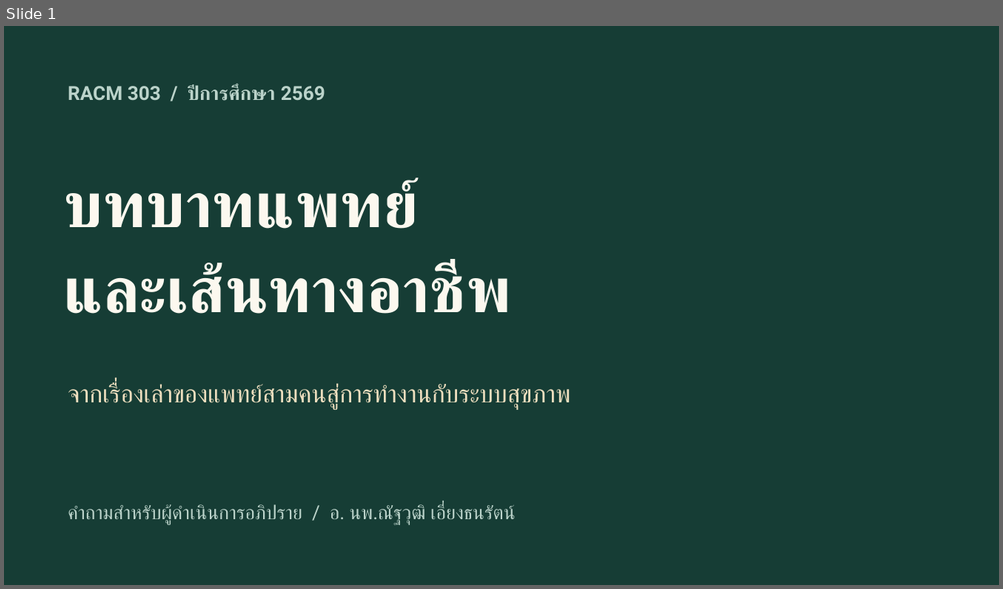
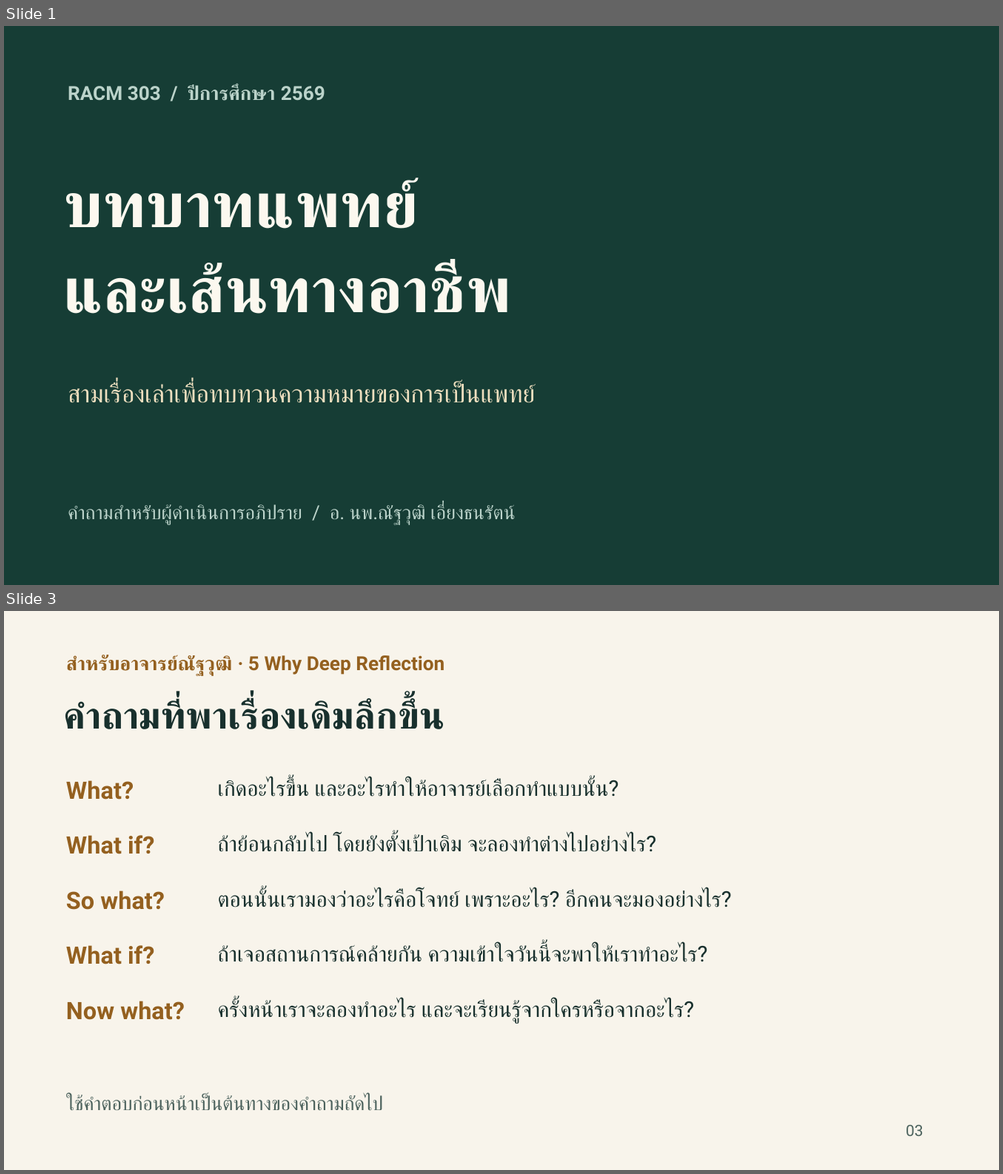
Before and after one commit to smartwoo/racm303-2569-faculty-member, a slide deck: exports/pptx/RACM303_2569_Physician_Roles_Moderator.pptx. Shown one above the other, each under a label of ours: slide 1 before the commit, slides 1 and 3 after it; the slides between them are not shown. The pictures are 1003x589 and 1003x1174 pixels, drawn with LibreOffice and Linux fonts; fonts in the diff are those of the drawing. Boxes give left, top, right and bottom in pixels: in the first picture for what was removed or moved away, otherwise in the second. Text is boxed around its words. In the diff, an @@ line names an element or a change of style, - is before the commit and + after.

```diff
--- a/exports/pptx/RACM303_2569_Physician_Roles_Moderator.pptx
+++ b/exports/pptx/RACM303_2569_Physician_Roles_Moderator.pptx
@@ slide 3 added at [4,611,999,1170], background #F8F4EB @@
@@ text added at [66,655,444,675], 18.8 pt, text #94601F, bold @@
+สำหรับอาจารย์ณัฐวุฒิ · 5 Why Deep Reflection
@@ text added at [64,700,444,729], 36 pt, text #18302D, bold @@
+คำถามที่พาเรื่องเดิมลึกขึ้น
@@ text added at [66,780,134,800], 23.2 pt, text #94601F, bold @@
+What?
@@ text added at [218,779,619,797], 21 pt, text #18302D @@
+เกิดอะไรขึ้น และอะไรทำให้อาจารย์เลือกทำแบบนั้น?
@@ text added at [66,835,154,854], 23.2 pt, text #94601F, bold @@
+What if?
@@ text added at [218,834,656,852], 21 pt, text #18302D @@
+ถ้าย้อนกลับไป โดยยังตั้งเป้าเดิม จะลองทำต่างไปอย่างไร?
@@ text added at [66,891,165,910], 23.2 pt, text #94601F, bold @@
+So what?
@@ text added at [218,890,731,908], 21 pt, text #18302D @@
+ตอนนั้นเรามองว่าอะไรคือโจทย์ เพราะอะไร? อีกคนจะมองอย่างไร?
@@ text added at [66,945,154,965], 23.2 pt, text #94601F, bold @@
+What if?
@@ text added at [218,945,707,963], 21 pt, text #18302D @@
+ถ้าเจอสถานการณ์คล้ายกัน ความเข้าใจวันนี้จะพาให้เราทำอะไร?
@@ text added at [66,1001,185,1020], 23.2 pt, text #94601F, bold @@
+Now what?
@@ text added at [218,1000,694,1023], 21 pt, text #18302D @@
+ครั้งหน้าเราจะลองทำอะไร และจะเรียนรู้จากใครหรือจากอะไร?
@@ text added at [66,1096,383,1111], 18.8 pt, text #4C625D @@
+ใช้คำตอบก่อนหน้าเป็นต้นทางของคำถามถัดไป
@@ text added at [905,1125,923,1136], 15 pt, text #4C625D @@
+03
@@ slide 1 changed as well @@
@@ text at [68,383,535,403]: text changed @@
-จากเรื่องเล่าของแพทย์สามคนสู่การทำงานกับระบบสุขภาพ
+สามเรื่องเล่าเพื่อทบทวนความหมายของการเป็นแพทย์
```
Also in this commit, not shown: 4 other slides changed, 14 other slides added, 11 slides removed.
